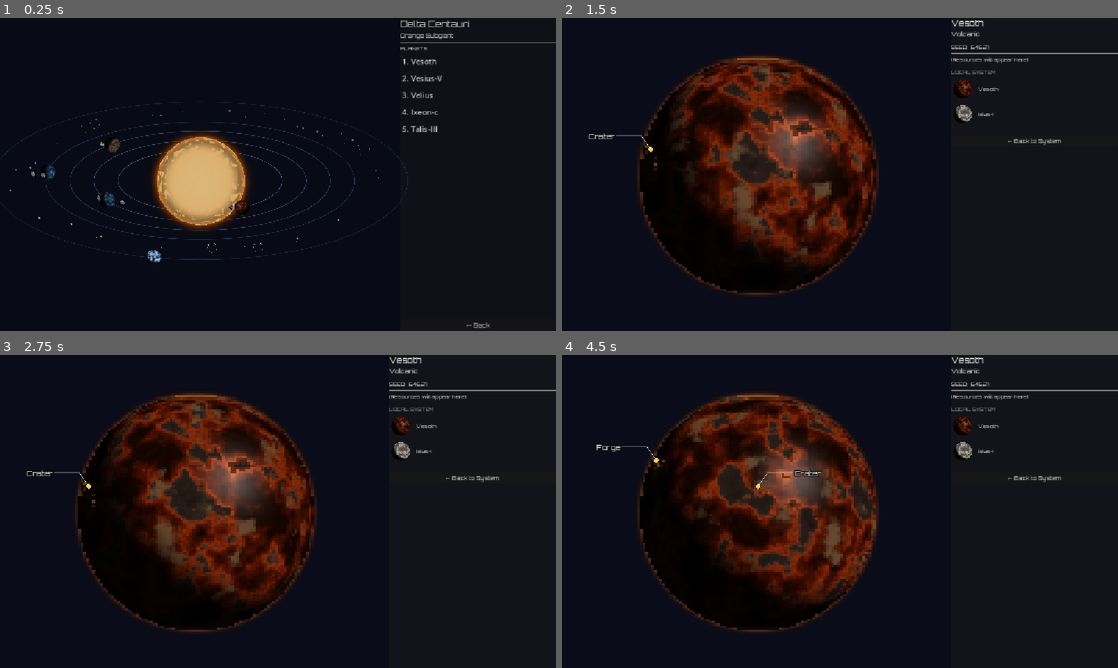
Above: before the commit, frames 1-4 (two rows, left to right).
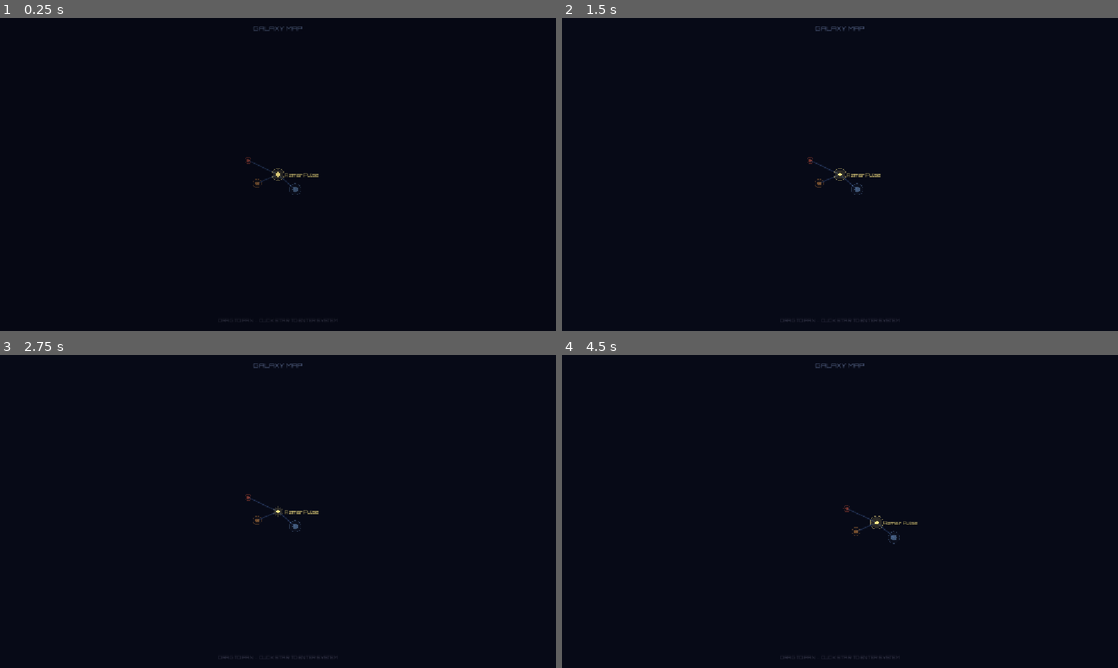
Above: after the commit, the same moments.

Repository: Sasete/Voidle
Game: Godot game, scene res://scenes/galaxy/GalaxyView.tscn
Two runs of this game, one before a commit and one after it. Both use one fixed random seed, a clock stepped at 60 frames per second and the inputs below. Before the commit the project starts from res://scenes/solar/SolarView.tscn.
Inputs (mouse positions are in pixels of both pictures, inside the frame that each line leads up to):
- Up to frame 1 (0.25 s): no input
- Up to frame 2 (1.5 s): click (1040, 61) at 0.5 s, where only the run before the commit has a clickable "1. Vesoth"; click (1034, 140) at 1.25 s, where only the run before the commit has a clickable "← Back to System"
- Up to frame 3 (2.75 s): move the mouse to (400, 495) at 2.02 s; click (400, 495) at 2.17 s
- Up to frame 4 (4.5 s): drag from (728, 527) to (812, 574) at 2.77 s; move the mouse to (895, 442) at 3.52 s; click (895, 442) at 3.67 s; drag from (812, 574) to (673, 464) at 4.27 s

The runs differ from the first frame. In frame 1, 6.6% of the frame differs, in the area x 0-100%, y 0-100%; in frame 2, 17%, in the area x 4-100%, y 0-98%; in frame 3, 17%; in frame 4, 17%.

Commit message:
Galaxy View

Diff:
--- a/project.godot
+++ b/project.godot
@@ -11,7 +11,7 @@
 [application]
 
 config/name="Voidle"
-run/main_scene="res://scenes/solar/SolarView.tscn"
+run/main_scene="res://scenes/galaxy/GalaxyView.tscn"
 config/features=PackedStringArray("4.7", "Forward Plus")
 config/icon="res://icon.svg"
 
--- /dev/null
+++ b/scenes/galaxy/GalaxyView.tscn
@@ -0,0 +1,38 @@
+[gd_scene format=3 uid="uid://galaxy_view_001"]
+
+[ext_resource type="Script" path="res://scripts/galaxy/GalaxyView.gd" id="1_gv"]
+[ext_resource type="FontFile" path="res://Fonts/Orbitron-VariableFont_wght.ttf" id="2_orbitron"]
+
+[node name="GalaxyView" type="Control"]
+layout_mode = 3
+anchors_preset = 15
+anchor_right = 1.0
+anchor_bottom = 1.0
+grow_horizontal = 2
+grow_vertical = 2
+script = ExtResource("1_gv")
+
+[node name="Title" type="Label" parent="."]
+layout_mode = 1
+anchor_right = 1.0
+offset_top = 12
+offset_bottom = 36
+theme_override_fonts/font = ExtResource("2_orbitron")
+theme_override_font_sizes/font_size = 13
+theme_override_colors/font_color = Color(0.55, 0.65, 0.85, 0.6)
+text = "GALAXY MAP"
+horizontal_alignment = 1
+mouse_filter = 2
+
+[node name="Hint" type="Label" parent="."]
+layout_mode = 1
+anchor_top = 1.0
+anchor_right = 1.0
+anchor_bottom = 1.0
+offset_top = -28
+theme_override_fonts/font = ExtResource("2_orbitron")
+theme_override_font_sizes/font_size = 9
+theme_override_colors/font_color = Color(0.4, 0.4, 0.5, 0.45)
+text = "DRAG TO PAN  ·  CLICK STAR TO ENTER SYSTEM"
+horizontal_alignment = 1
+mouse_filter = 2
--- /dev/null
+++ b/scripts/galaxy/GalaxyCanvas.gd
@@ -0,0 +1,8 @@
+class_name GalaxyCanvas
+extends Node2D
+
+var view: Node   # GalaxyView reference, set after add_child
+
+func _draw() -> void:
+	if view and view.has_method("_on_canvas_draw"):
+		view._on_canvas_draw()
--- /dev/null
+++ b/scripts/galaxy/GalaxyData.gd
@@ -0,0 +1,126 @@
+class_name GalaxyData
+extends Resource
+
+var names:     Array[String]   = []
+var types:     Array[int]      = []
+var seeds:     Array[int]      = []
+var positions: Array[Vector2]  = []
+var links:     Array[Vector2i] = []
+var unlocked:  Array[bool]     = []
+var home_idx:  int             = 0
+
+func star_count() -> int:
+	return names.size()
+
+func unlock(idx: int) -> void:
+	if idx >= 0 and idx < unlocked.size():
+		unlocked[idx] = true
+
+func is_unlocked(idx: int) -> bool:
+	return unlocked[idx]
+
+# visible = unlocked, OR directly connected to an unlocked star
+func is_visible(idx: int) -> bool:
+	if unlocked[idx]:
+		return true
+	for link: Vector2i in links:
+		if link.x == idx and unlocked[link.y]:
+			return true
+		if link.y == idx and unlocked[link.x]:
+			return true
+	return false
+
+static func from_seed(s: int) -> GalaxyData:
+	var rng := RandomNumberGenerator.new()
+	rng.seed = s ^ 0xCA1A
+	var g   := GalaxyData.new()
+	var n   := 34
+
+	# home star at center
+	g.names.append(_gen_name(rng))
+	g.types.append(SolarData.StarType.YELLOW_DWARF)
+	g.seeds.append(s % 99999)
+	g.positions.append(Vector2.ZERO)
+	g.home_idx = 0
+
+	# random scatter — local neighbourhood, no galaxy shape
+	for _i in n - 1:
+		var angle := rng.randf_range(0.0, TAU)
+		var dist  := rng.randf_range(55.0, 580.0)
+		if rng.randf() < 0.25:
+			dist *= 0.35   # occasional close cluster
+		g.positions.append(Vector2(cos(angle) * dist, sin(angle) * dist))
+		g.names.append(_gen_name(rng))
+		g.types.append(_roll_type(rng))
+		g.seeds.append(rng.randi() % 99999)
+
+	# --- Build fully connected graph via Prim's MST ---
+	var added: Dictionary = {}
+	var in_tree: Array[bool] = []
+	in_tree.resize(n)
+	in_tree.fill(false)
+	in_tree[0] = true
+	var tree_size := 1
+
+	while tree_size < n:
+		var best_d := INF
+		var best_i := -1
+		var best_j := -1
+		for i in n:
+			if not in_tree[i]:
+				continue
+			for j in n:
+				if in_tree[j]:
+					continue
+				var d: float = g.positions[i].distance_to(g.positions[j])
+				if d < best_d:
+					best_d = d
+					best_i = i
+					best_j = j
+		if best_i < 0:
+			break
+		var key := "%d_%d" % [mini(best_i, best_j), maxi(best_i, best_j)]
+		added[key] = true
+		g.links.append(Vector2i(best_i, best_j))
+		in_tree[best_j] = true
+		tree_size += 1
+
+	# Extra short-range edges for variety (~30% of stars get one more lane)
+	for i in n:
+		if rng.randf() > 0.30:
+			continue
+		var by_dist: Array = []
+		for j in n:
+			if i != j:
+				by_dist.append([g.positions[i].distance_to(g.positions[j]), j])
+		by_dist.sort_custom(func(a: Array, b: Array) -> bool: return a[0] < b[0])
+		for entry: Array in by_dist.slice(1, 5):
+			var j: int = int(entry[1])
+			var key := "%d_%d" % [mini(i, j), maxi(i, j)]
+			if not added.has(key):
+				added[key] = true
+				g.links.append(Vector2i(i, j))
+				break
+
+	# unlock state — home starts visited
+	g.unlocked.resize(n)
+	g.unlocked.fill(false)
+	g.unlocked[0] = true
+	return g
+
+static func _roll_type(rng: RandomNumberGenerator) -> int:
+	var roll := rng.randi() % 10
+	if   roll < 3: return SolarData.StarType.RED_DWARF
+	elif roll < 6: return SolarData.StarType.YELLOW_DWARF
+	elif roll < 8: return SolarData.StarType.ORANGE_SUBGIANT
+	elif roll < 9: return SolarData.StarType.BLUE_GIANT
+	else:          return SolarData.StarType.WHITE_DWARF
+
+static func _gen_name(rng: RandomNumberGenerator) -> String:
+	var pre := ["Aethon","Voryn","Calix","Theron","Solun","Myrk","Delvai","Orun","Zethis","Ilvar",
+				"Corvus","Lyren","Narek","Solvex","Tauri","Pheron","Kalos","Veldris","Ulnor","Azmar",
+				"Oryn","Hexis","Caldun","Sethar","Verix","Druun","Althar","Synor","Kelvar","Praxis"]
+	var suf := ["Prime","Nova","VII","Minor","Reach","Cross","Rift","Deep","Verge","Shoal",
+				"Veil","Cradle","Spur","Drift","Mark","Gate","Expanse","Void","Nexus","Anchor",
+				"Fold","Breach","Haven","Margin","Limit","Pulse","Sector","Fringe","Hollow","Basin"]
+	return pre[rng.randi() % pre.size()] + " " + suf[rng.randi() % suf.size()]
--- /dev/null
+++ b/scripts/galaxy/GalaxyView.gd
@@ -0,0 +1,174 @@
+extends Control
+
+@export var galaxy_seed: int = 42
+
+const TILT    := 0.52          # Y-axis compression for Stellaris-like overhead tilt
+const ZOOM_MIN := 0.25
+const ZOOM_MAX := 3.5
+
+const STAR_R: Dictionary = {
+	SolarData.StarType.WHITE_DWARF:     2.5,
+	SolarData.StarType.RED_DWARF:       3.0,
+	SolarData.StarType.YELLOW_DWARF:    3.5,
+	SolarData.StarType.ORANGE_SUBGIANT: 4.0,
+	SolarData.StarType.BLUE_GIANT:      5.5,
+}
+const STAR_COL: Dictionary = {
+	SolarData.StarType.WHITE_DWARF:     Color(0.88, 0.92, 1.00),
+	SolarData.StarType.RED_DWARF:       Color(1.00, 0.40, 0.28),
+	SolarData.StarType.YELLOW_DWARF:    Color(1.00, 0.92, 0.55),
+	SolarData.StarType.ORANGE_SUBGIANT: Color(1.00, 0.65, 0.30),
+	SolarData.StarType.BLUE_GIANT:      Color(0.55, 0.75, 1.00),
+}
+
+var _galaxy:    GalaxyData
+var _offset:    Vector2 = Vector2.ZERO
+var _zoom:      float   = 1.0
+var _dragging:  bool    = false
+var _drag_from: Vector2 = Vector2.ZERO
+var _hovered:   int     = -1
+var _pulse:     float   = 0.0
+var _orbitron:  Font
+
+func _ready() -> void:
+	_orbitron = load("res://Fonts/Orbitron-VariableFont_wght.ttf")
+	var gd: GalaxyData = SceneTransition.pending_data as GalaxyData
+	if gd != null:
+		SceneTransition.pending_data = null
+		_galaxy = gd
+	else:
+		_galaxy = GalaxyData.from_seed(galaxy_seed)
+
+	await get_tree().process_frame
+	_offset = size * 0.5
+
+func _process(delta: float) -> void:
+	_pulse = fposmod(_pulse + delta * 1.8, TAU)
+	var mouse   := get_viewport().get_mouse_position()
+	var new_hov := -1
+	for i in _galaxy.star_count():
+		if not _galaxy.is_visible(i):
+			continue
+		if _star_screen_pos(i).distance_to(mouse) < _hit_radius(i):
+			new_hov = i
+			break
+	if new_hov != _hovered:
+		_hovered = new_hov
+		Input.set_default_cursor_shape(
+			Input.CURSOR_POINTING_HAND if _hovered >= 0 else Input.CURSOR_ARROW)
+	queue_redraw()
+
+func _star_screen_pos(i: int) -> Vector2:
+	var p := _galaxy.positions[i] * _zoom
+	return Vector2(p.x, p.y * TILT) + _offset
+
+func _hit_radius(i: int) -> float:
+	return float(STAR_R.get(_galaxy.types[i], 3.5)) * _zoom + 10.0
+
+func _draw() -> void:
+	if _galaxy == null:
+		return
+	draw_rect(Rect2(Vector2.ZERO, size), Color(0.03, 0.04, 0.09, 1))
+	_draw_lanes()
+	_draw_stars()
+
+func _draw_lanes() -> void:
+	for link: Vector2i in _galaxy.links:
+		var a_vis := _galaxy.is_visible(link.x)
+		var b_vis := _galaxy.is_visible(link.y)
+		if not (a_vis and b_vis):
+			continue
+		var a := _star_screen_pos(link.x)
+		var b := _star_screen_pos(link.y)
+		var a_unl := _galaxy.is_unlocked(link.x)
+		var b_unl := _galaxy.is_unlocked(link.y)
+		var bright := a_unl and b_unl
+		# glow
+		draw_line(a, b, Color(0.35, 0.55, 0.90, 0.08 if not bright else 0.13), 3.5, true)
+		# core
+		draw_line(a, b, Color(0.45, 0.65, 1.00, 0.18 if not bright else 0.38), 1.2, true)
+
+func _draw_stars() -> void:
+	for i in _galaxy.star_count():
+		if not _galaxy.is_visible(i):
+			continue
+		var pos:     Vector2 = _star_screen_pos(i)
+		var stype:   int     = _galaxy.types[i]
+		var col:     Color   = STAR_COL.get(stype, Color.WHITE)
+		var r:       float   = float(STAR_R.get(stype, 3.5)) * _zoom
+		var unlocked := _galaxy.is_unlocked(i)
+		var is_home  := (i == _galaxy.home_idx)
+		var is_hov   := (i == _hovered)
+
+		var alpha := 1.0 if unlocked else 0.38
+
+		# glow
+		draw_circle(pos, r * (2.8 + 0.4 * sin(_pulse) if is_home else 2.2),
+			Color(col.r, col.g, col.b, (0.14 if is_home else 0.07) * alpha))
+		# shadow
+		draw_circle(pos, (r * 1.4 if is_hov else r) + 1.2,
+			Color(col.r * 0.3, col.g * 0.3, col.b * 0.3, 0.5 * alpha))
+		# body
+		draw_circle(pos, r * 1.4 if is_hov else r, Color(col.r, col.g, col.b, alpha))
+
+		# home pulse ring
+		if is_home:
+			draw_arc(pos, r * (3.4 + 0.5 * sin(_pulse)), 0.0, TAU, 48,
+				Color(col.r, col.g, col.b, 0.30 + 0.15 * sin(_pulse)), 1.2)
+
+		# label: always for home, only on hover for others
+		if is_home or is_hov:
+			_draw_label(pos, _galaxy.names[i], col, r, unlocked or is_home)
+
+		# lock icon for visible-but-not-yet-unlocked
+		if not unlocked:
+			draw_arc(pos, r * 2.2, 0.0, TAU, 24, Color(col.r, col.g, col.b, 0.25), 1.0)
+
+func _draw_label(pos: Vector2, label: String, col: Color, r: float, bright: bool) -> void:
+	if _orbitron == null:
+		return
+	var sz := 10
+	var ts  := _orbitron.get_string_size(label, HORIZONTAL_ALIGNMENT_LEFT, -1, sz)
+	var lp  := pos + Vector2(r + 9.0, ts.y * 0.35)
+	draw_string(_orbitron, lp + Vector2(1, 1), label,
+		HORIZONTAL_ALIGNMENT_LEFT, -1, sz, Color(0, 0, 0, 0.85))
+	draw_string(_orbitron, lp, label,
+		HORIZONTAL_ALIGNMENT_LEFT, -1, sz,
+		Color(col.r, col.g, col.b, 0.90 if bright else 0.50))
+
+func _input(event: InputEvent) -> void:
+	if event is InputEventMouseButton:
+		var mb := event as InputEventMouseButton
+		match mb.button_index:
+			MOUSE_BUTTON_LEFT:
+				if mb.pressed:
+					_dragging  = true
+					_drag_from = mb.position
+				elif mb.position.distance_to(_drag_from) < 5.0 and _hovered >= 0:
+					_navigate_to(_hovered)
+					_dragging = false
+				else:
+					_dragging = false
+			MOUSE_BUTTON_WHEEL_UP:
+				_zoom_at(mb.position, 1.12)
+			MOUSE_BUTTON_WHEEL_DOWN:
+				_zoom_at(mb.position, 1.0 / 1.12)
+	elif event is InputEventMouseMotion and _dragging:
+		var mm := event as InputEventMouseMotion
+		if mm.relative.length() > 0.5:
+			_offset += mm.relative
+			get_viewport().set_input_as_handled()
+
+func _zoom_at(screen_pos: Vector2, factor: float) -> void:
+	var new_zoom: float = clamp(_zoom * factor, ZOOM_MIN, ZOOM_MAX)
+	# zoom toward cursor: adjust offset so the point under cursor stays fixed
+	_offset = screen_pos + (_offset - screen_pos) * (new_zoom / _zoom)
+	_zoom   = new_zoom
+
+func _navigate_to(star_idx: int) -> void:
+	_galaxy.unlock(star_idx)
+	var sd := SolarData.from_seed(_galaxy.seeds[star_idx])
+	sd.system_name = _galaxy.names[star_idx]
+	sd.star_type   = _galaxy.types[star_idx] as SolarData.StarType
+	sd.set_meta("__galaxy_data", _galaxy)
+	SceneTransition.go("res://scenes/solar/SolarView.tscn", sd)
--- a/scripts/planetary/PlanetData.gd
+++ b/scripts/planetary/PlanetData.gd
@@ -75,8 +75,10 @@
 		Type.VOLCANIC, Type.BARREN:      max_count = 1
 		_:                               max_count = 0
 	var count: int = rng.randi_range(0, max_count)
+	const SUFFIXES := ["a", "b", "c", "d"]
 	for i in count:
 		var moon: PlanetData = make_moon(s * 13 + i * 777 + 1)
+		moon.planet_name = planet_name + " " + SUFFIXES[i]
 		moons.append(moon)
 
 # Convenience presets — pass a seed so name/micro-variation still differs
--- a/scripts/solar/SolarView.gd
+++ b/scripts/solar/SolarView.gd
@@ -34,15 +34,14 @@
 }
 
 func _ready() -> void:
-	($RightPanel/PanelContent/BackButton as Button).pressed.connect(
-		func() -> void: back_pressed.emit())
+	($RightPanel/PanelContent/BackButton as Button).pressed.connect(_go_to_galaxy)
 	get_tree().root.size_changed.connect(_on_resize)
 	planet_selected.connect(_on_planet_selected)
 
 	# wait one frame so Control sizes are computed
 	await get_tree().process_frame
 
-	# restore system if returning from PlanetaryView
+	# data injected from GalaxyView (star selected) or PlanetaryView (back)
 	var sd: SolarData = SceneTransition.pending_data as SolarData
 	SceneTransition.pending_data = null
 	if sd != null:
@@ -53,6 +52,12 @@
 		load_system(SolarData.from_seed(randi() % 99999))
 	else:
 		load_system(SolarData.from_seed(debug_seed))
+
+func _go_to_galaxy() -> void:
+	var gd: GalaxyData = null
+	if _current != null and _current.has_meta("__galaxy_data"):
+		gd = _current.get_meta("__galaxy_data") as GalaxyData
+	SceneTransition.go("res://scenes/galaxy/GalaxyView.tscn", gd)
 
 func _on_planet_selected(pd: PlanetData) -> void:
 	pd.set_meta("__solar_data", _current)   # carry solar system for the back-button
Not shown, added: scripts/galaxy/GalaxyCanvas.gd.uid
Not shown, added: scripts/galaxy/GalaxyData.gd.uid
Not shown, added: scripts/galaxy/GalaxyView.gd.uid
